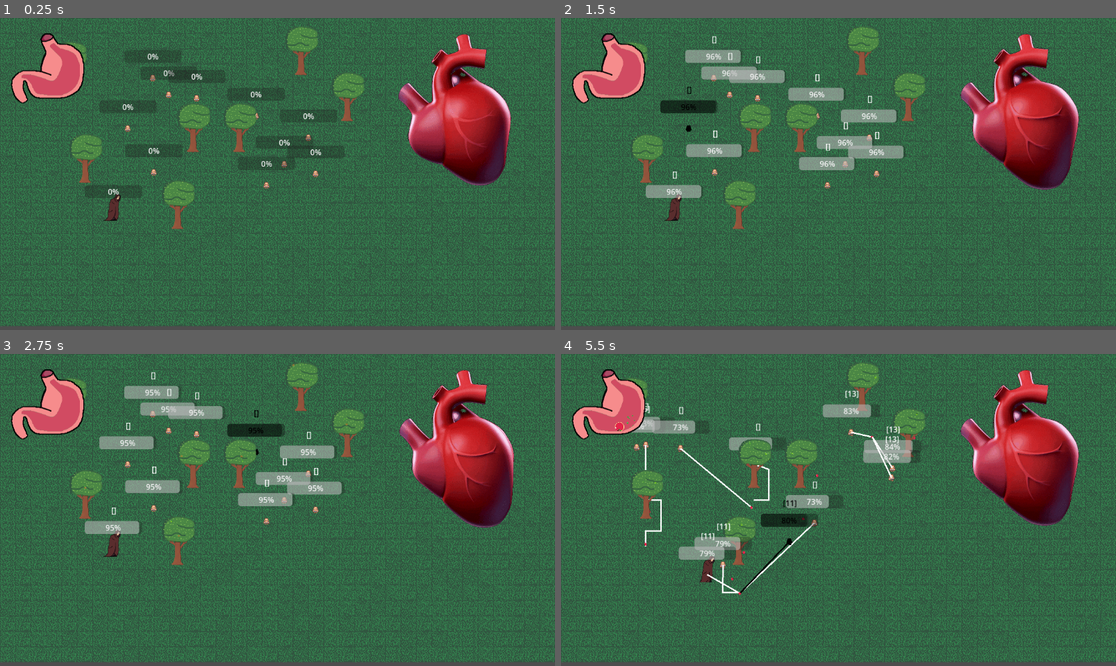
Above: before the commit, frames 1-4 (two rows, left to right).
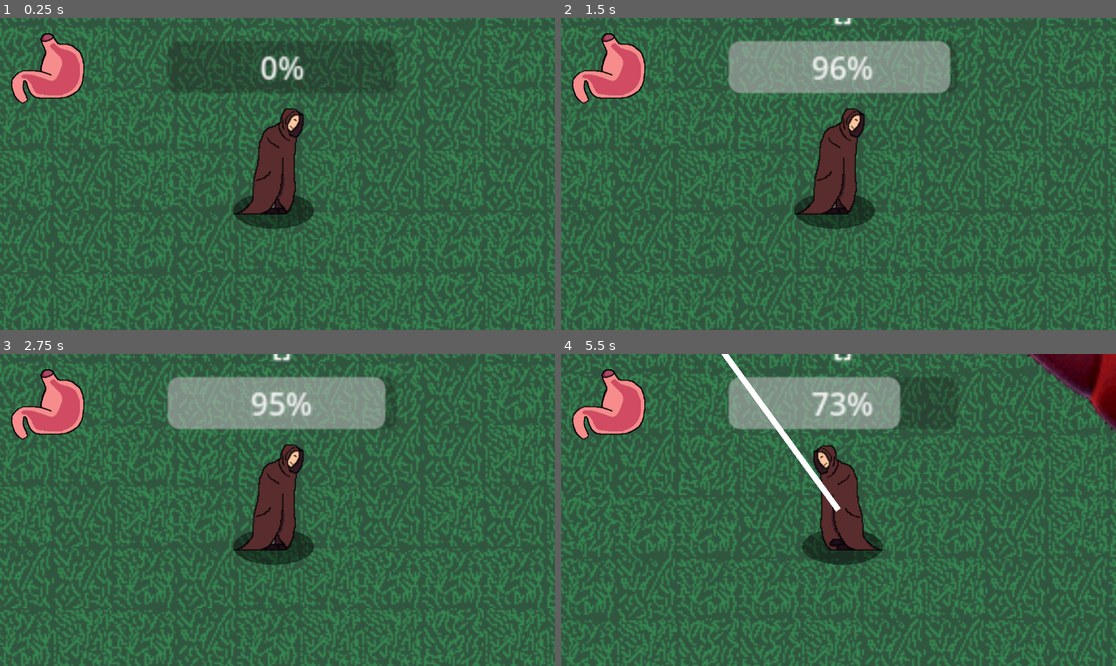
Above: after the commit, the same moments.

Repository: rundoom/Upraiser
Game: Godot game, scene res://world/mass_test.tscn
Same seed, same stepped clock (60 frames per second), same inputs: the game is played once before the commit and once after it.
Inputs (mouse positions are in pixels of both pictures, inside the frame that each line leads up to):
- Up to frame 1 (0.25 s): no input
- Up to frame 2 (1.5 s): move the mouse to (755, 99) at 0.52 s; press the mouse at (755, 99) at 0.53 s; move the mouse to (688, 127) at 1.27 s; release the mouse at (688, 127) at 1.28 s; click (688, 127) at 1.35 s
- Up to frame 3 (2.75 s): move the mouse to (255, 450) at 2.02 s; press the mouse at (255, 450) at 2.03 s
- Up to frame 4 (5.5 s): move the mouse to (716, 506) at 2.77 s; release the mouse at (716, 506) at 2.78 s; click (716, 506) at 2.85 s; move the mouse to (871, 472) at 3.52 s; press the mouse at (871, 472) at 3.53 s; move the mouse to (838, 500) at 4.27 s; release the mouse at (838, 500) at 4.28 s; click (838, 500) at 4.35 s; move the mouse to (805, 525) at 5.02 s; press the mouse at (805, 525) at 5.03 s

The runs differ from the first frame. In frame 1, 41% of the frame differs, in the area x 0-100%, y 0-100%; in frame 2, 46%; in frame 3, 46%; in frame 4, 48%.

Commit message:
Alfred shadow

Diff:
--- a/creature/npc/alfred.tscn
+++ b/creature/npc/alfred.tscn
@@ -1,45 +1,46 @@
-[gd_scene load_steps=9 format=3 uid="uid://qwv6cnpiias4"]
+[gd_scene load_steps=10 format=3 uid="uid://qwv6cnpiias4"]
 
 [ext_resource type="PackedScene" uid="uid://cqwsdxnbwchf4" path="res://creature/npc/npc.tscn" id="1_bx3n4"]
 [ext_resource type="Texture2D" uid="uid://bl4484ckow3cc" path="res://creature/npc/альфред.png" id="2_2w7ge"]
+[ext_resource type="Texture2D" uid="uid://xkmthc0r841w" path="res://creature/npc/14.png" id="2_a8xcf"]
 
-[sub_resource type="AtlasTexture" id="AtlasTexture_qoo6g"]
+[sub_resource type="AtlasTexture" id="AtlasTexture_p2cbu"]
 atlas = ExtResource("2_2w7ge")
 region = Rect2(0, 0, 128, 128)
 
-[sub_resource type="AtlasTexture" id="AtlasTexture_y72e3"]
+[sub_resource type="AtlasTexture" id="AtlasTexture_dxi1a"]
 atlas = ExtResource("2_2w7ge")
 region = Rect2(128, 0, 128, 128)
 
-[sub_resource type="AtlasTexture" id="AtlasTexture_d6uv8"]
+[sub_resource type="AtlasTexture" id="AtlasTexture_blwcf"]
 atlas = ExtResource("2_2w7ge")
 region = Rect2(256, 0, 128, 128)
 
-[sub_resource type="AtlasTexture" id="AtlasTexture_bowya"]
+[sub_resource type="AtlasTexture" id="AtlasTexture_uceij"]
 atlas = ExtResource("2_2w7ge")
 region = Rect2(384, 0, 128, 128)
 
-[sub_resource type="AtlasTexture" id="AtlasTexture_dloq4"]
+[sub_resource type="AtlasTexture" id="AtlasTexture_eudbv"]
 atlas = ExtResource("2_2w7ge")
 region = Rect2(0, 128, 128, 128)
 
-[sub_resource type="SpriteFrames" id="SpriteFrames_1aj7v"]
+[sub_resource type="SpriteFrames" id="SpriteFrames_03oe2"]
 animations = [{
 "frames": [{
 "duration": 1.0,
-"texture": SubResource("AtlasTexture_qoo6g")
+"texture": SubResource("AtlasTexture_p2cbu")
 }, {
 "duration": 1.0,
-"texture": SubResource("AtlasTexture_y72e3")
+"texture": SubResource("AtlasTexture_dxi1a")
 }, {
 "duration": 1.0,
-"texture": SubResource("AtlasTexture_d6uv8")
+"texture": SubResource("AtlasTexture_blwcf")
 }, {
 "duration": 1.0,
-"texture": SubResource("AtlasTexture_bowya")
+"texture": SubResource("AtlasTexture_uceij")
 }, {
 "duration": 1.0,
-"texture": SubResource("AtlasTexture_dloq4")
+"texture": SubResource("AtlasTexture_eudbv")
 }],
 "loop": true,
 "name": &"walk",
@@ -48,12 +49,27 @@
 
 [node name="Alfred" instance=ExtResource("1_bx3n4")]
 
-[node name="AnimatedSprite2D" parent="." index="1"]
+[node name="14" type="Sprite2D" parent="Rotator" index="0"]
+modulate = Color(1, 1, 1, 0.466667)
+position = Vector2(-2, 19)
+scale = Vector2(0.0820313, 0.0369141)
+texture = ExtResource("2_a8xcf")
+
+[node name="AnimatedSprite2D" parent="Rotator" index="1"]
 texture_filter = 0
-position = Vector2(11, -16)
+position = Vector2(9, -11)
 scale = Vector2(0.5, 0.5)
-sprite_frames = SubResource("SpriteFrames_1aj7v")
+sprite_frames = SubResource("SpriteFrames_03oe2")
 animation = &"walk"
-autoplay = "walk"
 
-[node name="Marker2D" type="Marker2D" parent="." index="6"]
+[node name="ProgressBar" parent="." index="3"]
+offset_left = -57.0
+offset_top = -69.0
+offset_right = 62.0
+offset_bottom = -42.0
+
+[node name="Label" parent="." index="4"]
+offset_left = -53.0
+offset_top = -106.0
+offset_right = 58.0
+offset_bottom = -67.0
--- a/creature/npc/npc.gd
+++ b/creature/npc/npc.gd
@@ -20,6 +20,9 @@
 @onready var detector_shape = preload("res://creature/npc/detector_shape.tres")
 
 @onready var world := get_tree().get_first_node_in_group("world") as WorldGame
+@onready var animated_sprite_2d: AnimatedSprite2D = $Rotator/AnimatedSprite2D
+@onready var rotator: Marker2D = $Rotator
+
 
 static var MARGIN_HOLD := 5.0
 static var MARGIN_MOVE := 0.1
@@ -36,9 +39,9 @@
 			for it in get_tree().get_nodes_in_group("pickable"):
 				if it == self: continue
 				it.is_picked = false
-				it.modulate = Color.WHITE
+#				it.modulate = Color.WHITE
 		is_picked = val
-		modulate = Color.BLACK
+#		modulate = Color.BLACK
 
 
 signal food_changed(npc, food)
@@ -47,18 +50,23 @@
 func _physics_process(delta: float) -> void:
 	check_needs()
 
+	if get_real_velocity().x > 0:
+		rotator.scale = Vector2(1, 1)
+	elif get_real_velocity().x < 0:
+		rotator.scale = Vector2(-1, 1)
+
 	var real_speed_factor := get_real_velocity().length()/200
 
 	velocity = Vector2.ZERO
 	safe_margin = MARGIN_HOLD
-	$AnimatedSprite2D.pause()
+	animated_sprite_2d.pause()
 
 	if is_current_path():
 		velocity = global_position.direction_to(current_path.front()) * SPEED
 		if global_position.distance_to(current_path.front()) < 15:
 			current_path.remove_at(0)
 
-		$AnimatedSprite2D.play()
+		animated_sprite_2d.play()
 		safe_margin = MARGIN_MOVE
 
 	if energy >= real_speed_factor:
--- a/creature/npc/npc.tscn
+++ b/creature/npc/npc.tscn
@@ -130,7 +130,9 @@
 [node name="Hitbox" type="CollisionShape2D" parent="."]
 shape = SubResource("CircleShape2D_ahl13")
 
-[node name="AnimatedSprite2D" type="AnimatedSprite2D" parent="."]
+[node name="Rotator" type="Marker2D" parent="."]
+
+[node name="AnimatedSprite2D" type="AnimatedSprite2D" parent="Rotator"]
 texture_filter = 1
 position = Vector2(0, -1)
 sprite_frames = SubResource("SpriteFrames_d8fct")
--- a/world/mass_test.tscn
+++ b/world/mass_test.tscn
@@ -1,7 +1,6 @@
-[gd_scene load_steps=4 format=3 uid="uid://7j8uhpf3sxsk"]
+[gd_scene load_steps=3 format=3 uid="uid://7j8uhpf3sxsk"]
 
 [ext_resource type="PackedScene" uid="uid://ddioxuyjm5vbt" path="res://world/world.tscn" id="1_38osc"]
-[ext_resource type="PackedScene" uid="uid://cqwsdxnbwchf4" path="res://creature/npc/npc.tscn" id="2_55si8"]
 [ext_resource type="PackedScene" uid="uid://qwv6cnpiias4" path="res://creature/npc/alfred.tscn" id="3_ke83l"]
 
 [node name="MassTest" instance=ExtResource("1_38osc")]
@@ -14,43 +13,24 @@
 [node name="Camera2D" parent="." index="2"]
 enabled = false
 
-[node name="NPC" parent="." index="3" instance=ExtResource("2_55si8")]
-position = Vector2(408, 166)
-
-[node name="NPC2" parent="." index="4" instance=ExtResource("2_55si8")]
-position = Vector2(265, 229)
-
-[node name="NPC3" parent="." index="5" instance=ExtResource("2_55si8")]
-position = Vector2(531, 203)
-
-[node name="NPC4" parent="." index="6" instance=ExtResource("2_55si8")]
-position = Vector2(319, 320)
-
-[node name="NPC5" parent="." index="7" instance=ExtResource("2_55si8")]
-position = Vector2(640, 248)
-
-[node name="NPC7" parent="." index="8" instance=ExtResource("2_55si8")]
-position = Vector2(590, 303)
-safe_margin = 0.08
-
-[node name="NPC8" parent="." index="9" instance=ExtResource("2_55si8")]
-position = Vector2(553, 347)
-safe_margin = 0.08
-
-[node name="NPC9" parent="." index="10" instance=ExtResource("2_55si8")]
-position = Vector2(655, 323)
-safe_margin = 0.08
-
-[node name="NPC6" parent="." index="11" instance=ExtResource("2_55si8")]
-position = Vector2(316.885, 124.261)
-
-[node name="NPC10" parent="." index="12" instance=ExtResource("2_55si8")]
-position = Vector2(350.182, 158.748)
-
-[node name="Stomach2" parent="." index="13"]
+[node name="Stomach2" parent="." index="3"]
 visible = false
 
-[node name="Alfred" parent="." index="14" instance=ExtResource("3_ke83l")]
+[node name="Alfred" parent="." index="4" instance=ExtResource("3_ke83l")]
 position = Vector2(235, 405)
 
-[editable path="NPC10"]
+[node name="Alfred2" parent="." index="5" instance=ExtResource("3_ke83l")]
+position = Vector2(885, 493)
+
+[node name="Camera2D2" type="Camera2D" parent="Alfred2" index="6"]
+position = Vector2(0, -3.05176e-05)
+zoom = Vector2(4, 4)
+
+[node name="Alfred3" parent="." index="6" instance=ExtResource("3_ke83l")]
+position = Vector2(455, 375)
+
+[node name="Alfred4" parent="." index="7" instance=ExtResource("3_ke83l")]
+position = Vector2(597, 262)
+
+[node name="Alfred5" parent="." index="8" instance=ExtResource("3_ke83l")]
+position = Vector2(455, 156)
Binary file added: creature/npc/14.png
Not shown, added: creature/npc/14.png.import
